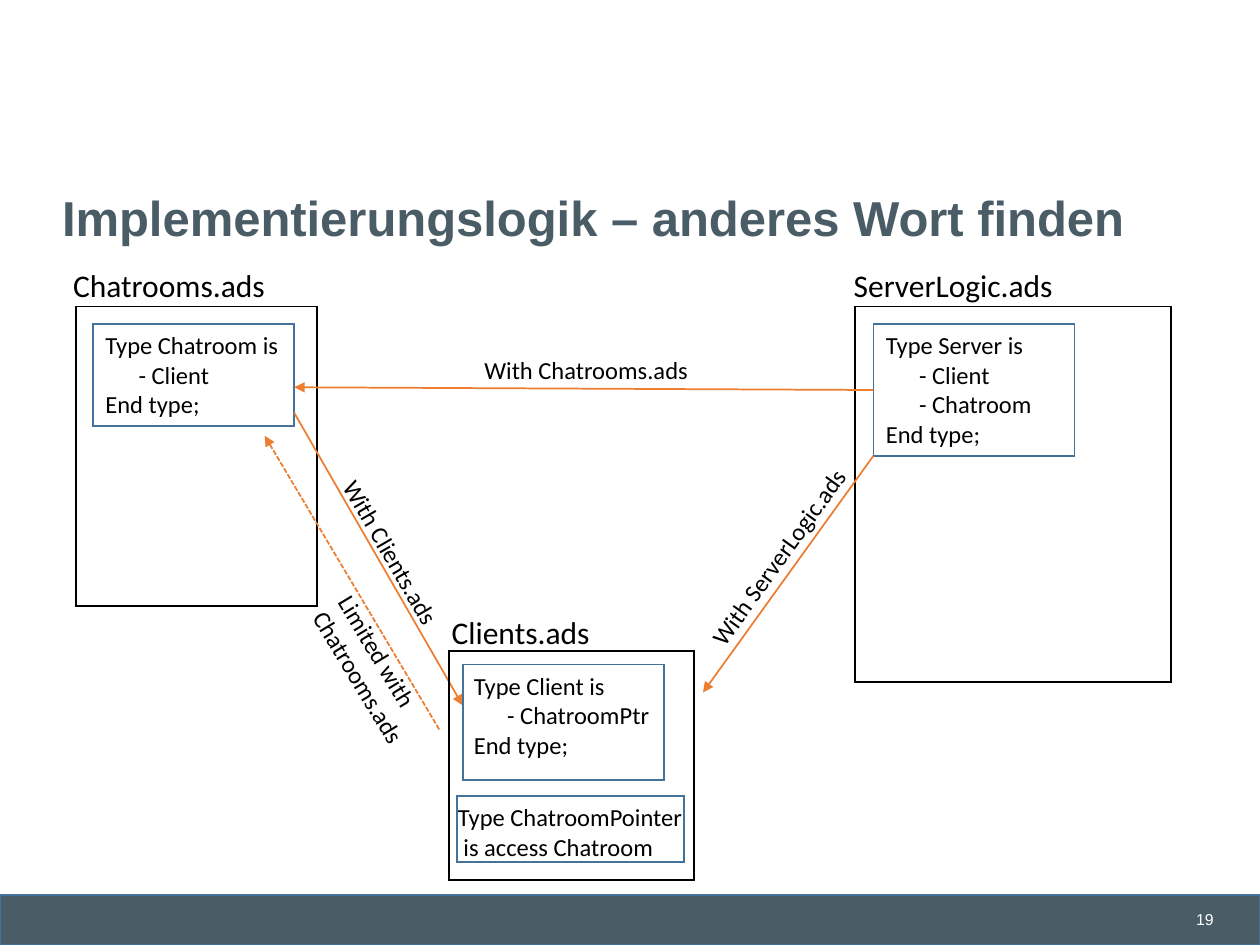
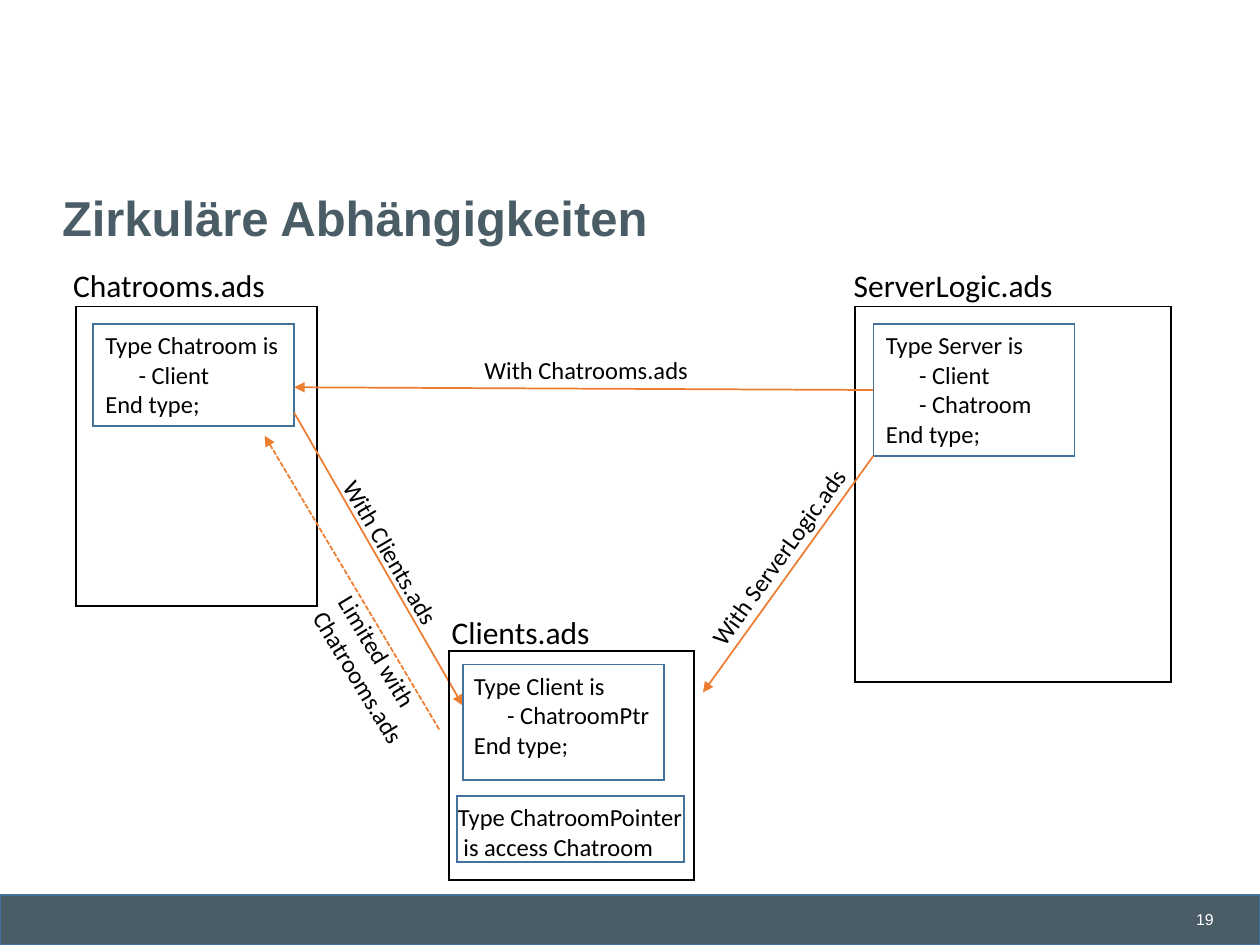
Before and after one commit to lschmischke/ADAChat, a slide deck: slide 19 of documentation/Ada Chat.pptx. Drawn at 1260x945 pixels with LibreOffice and Linux fonts; fonts in the diff are those of the drawing; background and template pictures are left out. Boxes give left, top, right and bottom in pixels: in the first picture for what was removed or moved away, otherwise in the second. Text is boxed around its words. In the diff, an @@ line names an element or a change of style, - is before the commit and + after.

```diff
--- a/documentation/Ada Chat.pptx
+++ b/documentation/Ada Chat.pptx
@@ title at <box>62,200,647,246</box>: text changed @@
-Implementierungslogik – anderes Wort finden
+Zirkuläre Abhängigkeiten
```
Also in this commit, not shown: 10 other slides changed.
